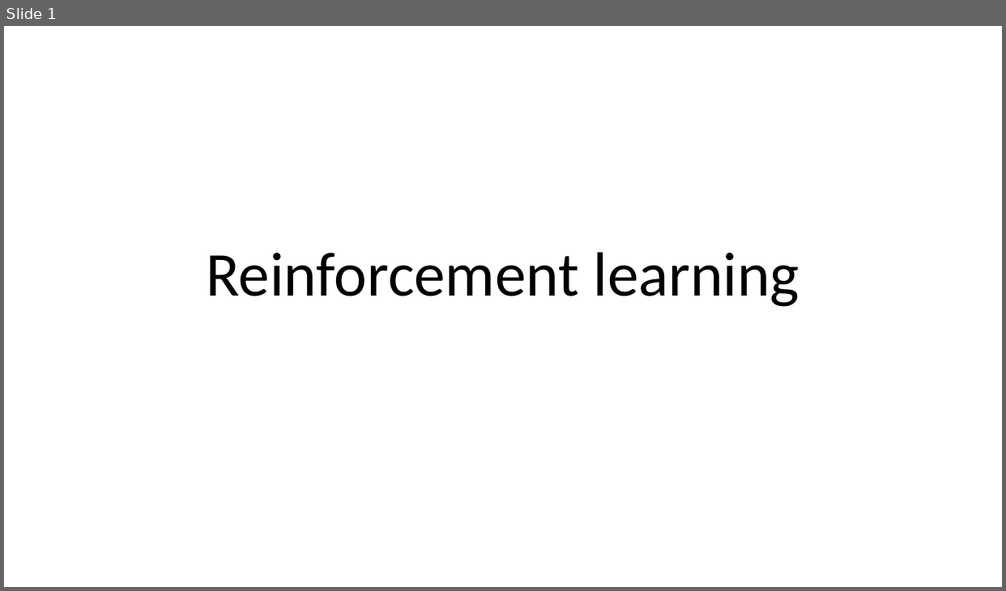
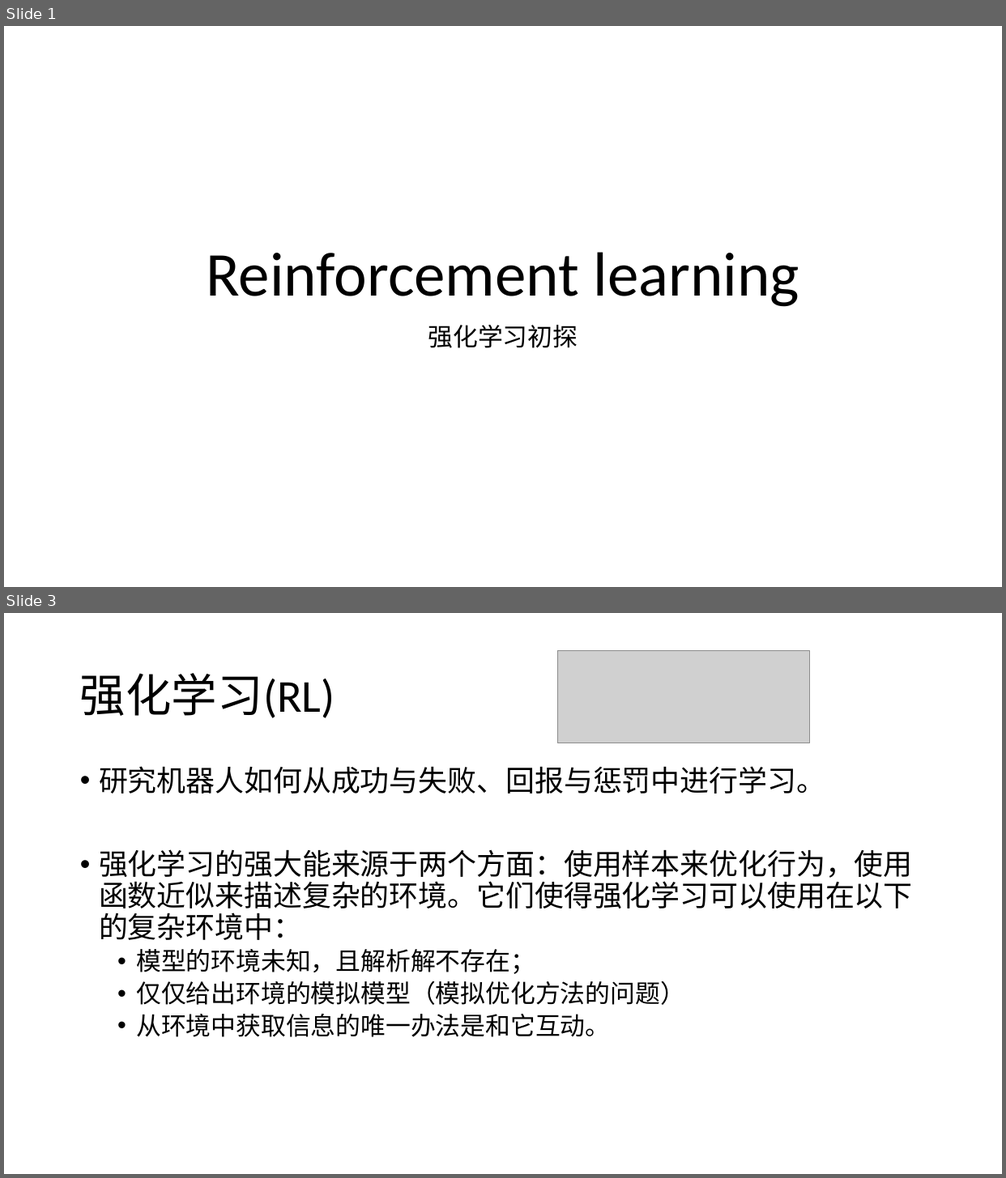
Before and after one commit to foamliu/Learning-DL, a slide deck: rl/RL.pptx. Shown one above the other, each under a label of ours: slide 1 before the commit, slides 1 and 3 after it; the slides between them are not shown. The pictures are 1006x591 and 1006x1178 pixels, drawn with LibreOffice and Linux fonts; fonts in the diff are those of the drawing; grey boxes stand for pictures. Boxes give left, top, right and bottom in pixels: in the first picture for what was removed or moved away, otherwise in the second. Text is boxed around its words. In the diff, an @@ line names an element or a change of style, - is before the commit and + after.

```diff
--- a/rl/RL.pptx
+++ b/rl/RL.pptx
@@ slide 3 added at box(4, 613, 1002, 1174), background #FFFFFF @@
@@ picture added at box(557, 651, 809, 744) @@
@@ title added at box(80, 673, 335, 718), 44 pt, text #000000 @@
+强化学习(RL)
@@ text added at box(99, 766, 913, 1037), 28 pt, text #000000 @@
+• 研究机器人如何从成功与失败、回报与惩罚中进行学习。
+• 强化学习的强大能来源于两个方面：使用样本来优化行为，使用函数近似来描述复杂的环境。它们使得强化学习可以使用在以下的复杂环境中：
+  • 模型的环境未知，且解析解不存在；
+  • 仅仅给出环境的模拟模型（模拟优化方法的问题）
+  • 从环境中获取信息的唯一办法是和它互动。
@@ slide 1 changed as well @@
@@ subtitle added at box(428, 325, 578, 348), 24 pt, text #000000 @@
+强化学习初探
```
Also in this commit, not shown: 15 other slides added, 1 other file.
